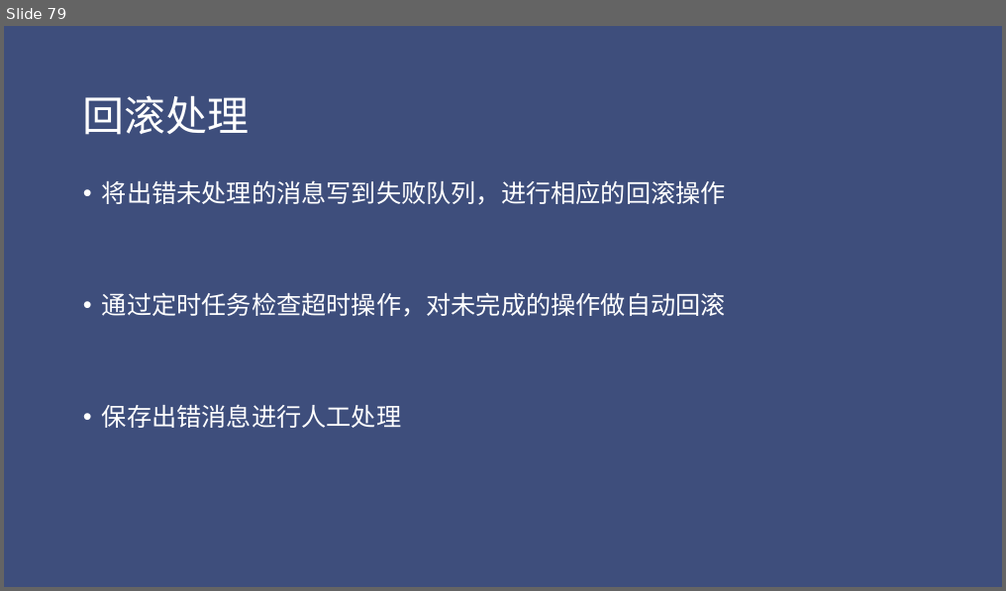
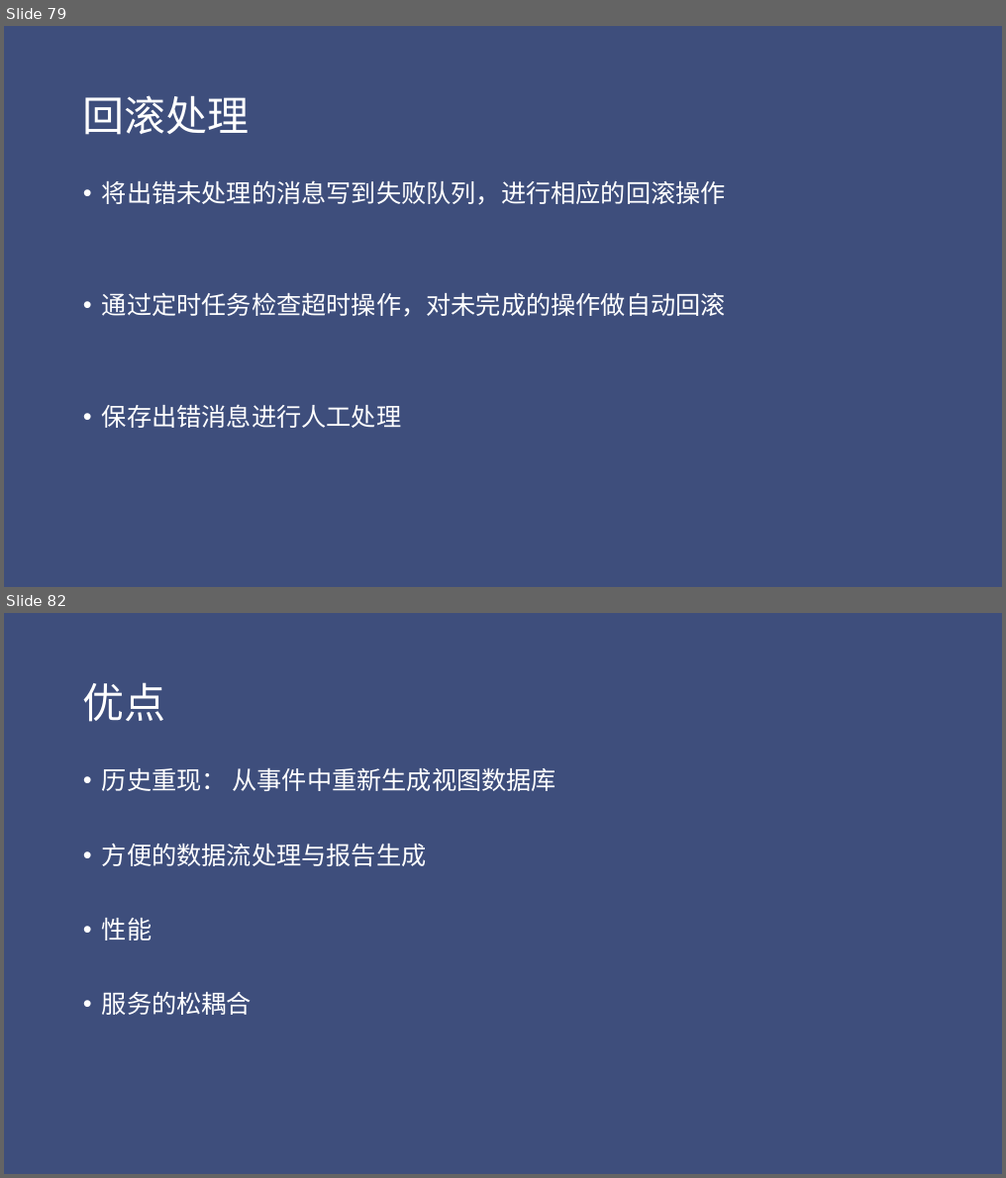
Before and after one commit to jungle0127/springcloudstudy, a slide deck: docs/distributedsystemtransaction.pptx. Shown one above the other, each under a label of ours: slide 79 before the commit, slides 79 and 82 after it; the slides between them are not shown. The pictures are 1006x591 and 1006x1178 pixels, drawn with LibreOffice and Linux fonts; fonts in the diff are those of the drawing. Boxes give left, top, right and bottom in pixels: in the first picture for what was removed or moved away, otherwise in the second. Text is boxed around its words. In the diff, an @@ line names an element or a change of style, - is before the commit and + after.

```diff
--- a/docs/distributedsystemtransaction.pptx
+++ b/docs/distributedsystemtransaction.pptx
@@ slide 82 added at [4, 613, 1002, 1174], background #3E4E7C @@
@@ title added at [83, 682, 166, 722], 40 pt, text #FFFFFF @@
+优点
@@ text added at [102, 768, 556, 1015], 24 pt, text #FFFFFF @@
+• 历史重现： 从事件中重新生成视图数据库
+• 方便的数据流处理与报告生成
+• 性能
+• 服务的松耦合
```
Also in this commit, not shown: 6 slides changed, 6 other slides added, 1 slide removed, 9 other files.
